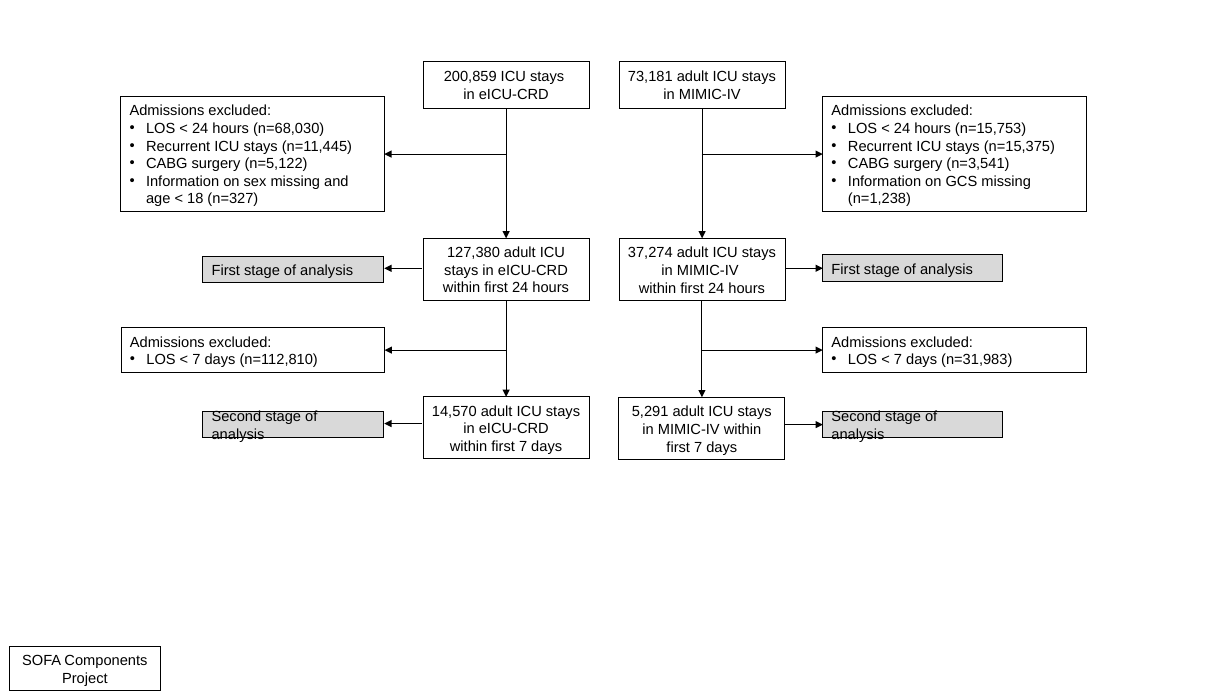
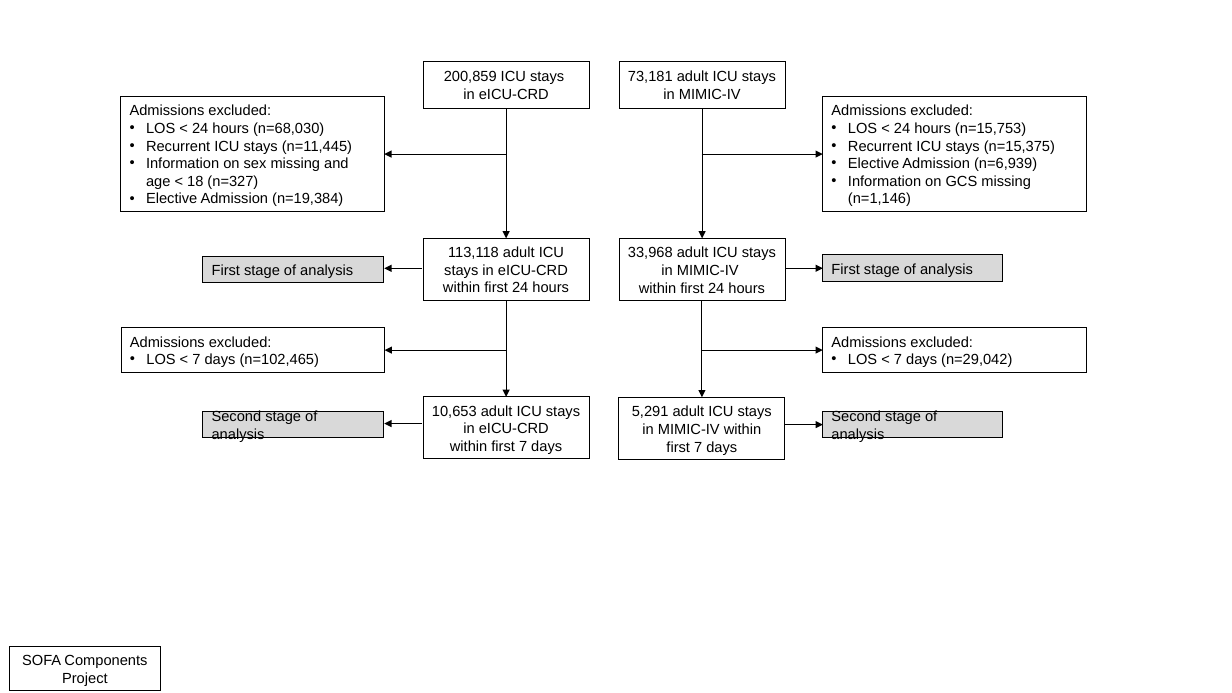
Before and after one commit to joamats/mit-sofa-components, a slide deck: slide 1 of results/Flow chart SOFA.pptx. Drawn at 1232x693 pixels with LibreOffice and Linux fonts; fonts in the diff are those of the drawing. Boxes give left, top, right and bottom in pixels: in the first picture for what was removed or moved away, otherwise in the second. Text is boxed around its words. In the diff, an @@ line names an element or a change of style, - is before the commit and + after.

Commit message:
Remove elective patients instead of CABG

```diff
--- a/results/Flow chart SOFA.pptx
+++ b/results/Flow chart SOFA.pptx
@@ text in rectangle at [146,157,308,171]: paragraph removed @@
-• CABG surgery (n=5,122)
@@ text in rectangle at [848,157,1037,206]: text changed @@
-• CABG surgery (n=3,541)
-• Information on GCS missing (n=1,238)
+• Elective Admission (n=6,939)
+• Information on GCS missing (n=1,146)
@@ text in rectangle at [146,192,343,206]: paragraph added @@
+• Elective Admission (n=19,384)
@@ text in rectangle at [443,246,569,292]: text changed @@
-127,380 adult ICU stays in eICU-CRD within first 24 hours
+113,118 adult ICU stays in eICU-CRD within first 24 hours
@@ text in rectangle at [628,246,776,275]: text changed @@
-37,274 adult ICU stays in MIMIC-IV
+33,968 adult ICU stays in MIMIC-IV
@@ text in rectangle at [146,353,319,367]: text changed @@
-• LOS < 7 days (n=112,810)
+• LOS < 7 days (n=102,465)
@@ text in rectangle at [848,353,1012,367]: text changed @@
-• LOS < 7 days (n=31,983)
+• LOS < 7 days (n=29,042)
@@ text in rectangle at [432,405,580,454]: text changed @@
-14,570 adult ICU stays in eICU-CRD
-within first 7 days
+10,653 adult ICU stays in eICU-CRD
+within first 7 days
```
Also in this commit, not shown: 3 other files.
